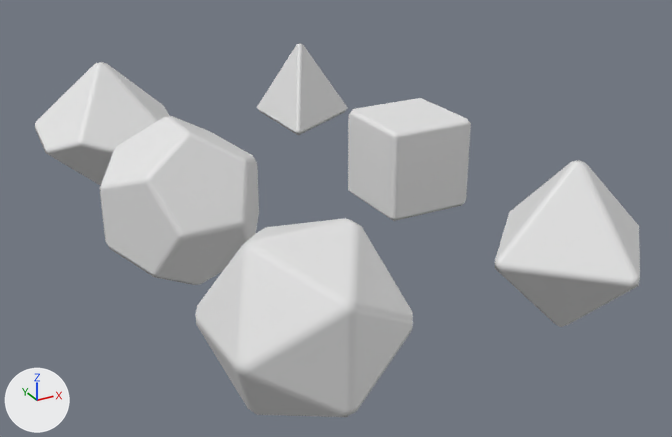
The Blender file src/assets/dice.blend, before and after one commit.
Both versions are drawn from a 50 mm lens placed at (-4.66, -9.32, 4.03), pointed at (0.26, -0.37, -0.44). The lights are fixed; the arrows at lower left show +X, +Y and +Z.

Before the edit, the objects in view are built like this:
```python
ob_model_d12 = bpy.data.objects.new('MODEL_D12', me_solid_004)
ob_model_d12.location = (-1.5, 0.0, 0.0)
ob_model_d4 = bpy.data.objects.new('MODEL_D4', me_solid_008)
ob_model_d4.location = (1.5, 3.0, 0.0)
ob_shape_d10 = bpy.data.objects.new('SHAPE_D10', me_cone_005)
ob_shape_d10.location = (-1.5, 3.0, 0.0)
ob_shape_d12 = bpy.data.objects.new('SHAPE_D12', me_solid_005)
ob_shape_d12.location = (-1.5, 0.0, 0.0)
ob_shape_d20 = bpy.data.objects.new('SHAPE_D20', me_solid_006)
ob_shape_d20.location = (-1.5, -3.0, 0.0)
ob_shape_d4 = bpy.data.objects.new('SHAPE_D4', me_solid_002)
ob_shape_d4.location = (1.5, 3.0, 0.0)
ob_shape_d6 = bpy.data.objects.new('SHAPE_D6', me_solid_003)
ob_shape_d6.location = (1.5, 0.0, 0.0)
ob_shape_d8 = bpy.data.objects.new('SHAPE_D8', me_cone)
ob_shape_d8.location = (1.5, -3.0, 0.0)
# also in view: 'MODEL_D20' at (-1.5, -3.0, 0.0); 'MODEL_D6' at (1.5, 0.0, 0.0); 'MODEL_D10' at (-1.5, 3.0, 0.0); 'MODEL_D8' at (1.5, -3.0, 0.0)
```
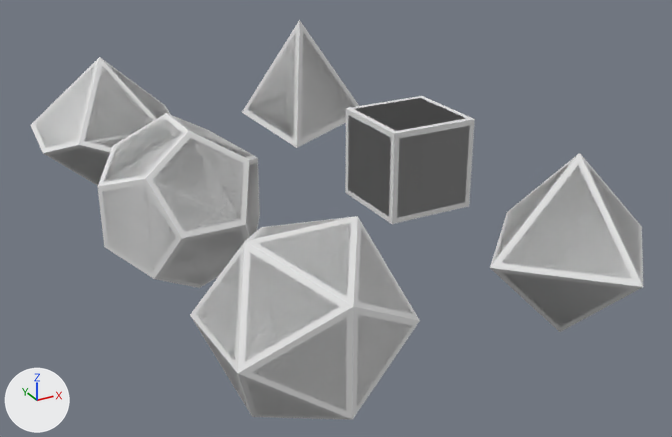
What changed in the scene script:
```text
Change me_solid_008:
    where me_solid_008.from_pydata(...)  # 4 vertices, 4 faces; spans x -0.47..0.94, y -0.82..0.82, z -0.33..1.0
    used by ob_model_d4
    me_solid_008 part 1
    me_solid_008.vertices[0].co: (0.0, 0.0, 1.0) -> (0.0, 0.0, 1.2)
    me_solid_008.vertices[1].co: (0.94, 0.0, -0.33) -> (1.13, 0.0, -0.4)
    me_solid_008.vertices[2].co: (-0.47, 0.82, -0.33) -> (-0.57, 0.98, -0.4)
    me_solid_008.vertices[3].co: (-0.47, -0.82, -0.33) -> (-0.57, -0.98, -0.4)
Change ob_shape_d4:
    remove ob_shape_d4.hide_set(True)  # its collection is switched off
Change ob_shape_d6:
    remove ob_shape_d6.hide_set(True)  # its collection is switched off
Change ob_shape_d10:
    remove ob_shape_d10.hide_set(True)  # its collection is switched off
Change ob_shape_d12:
    remove ob_shape_d12.hide_set(True)  # its collection is switched off
Change ob_shape_d20:
    remove ob_shape_d20.hide_set(True)  # its collection is switched off
Change ob_shape_d8:
    remove ob_shape_d8.hide_set(True)  # its collection is switched off
```

Where the change shows, as pixel boxes (x1, y1, x2, y2) in the pictures (672 x 437 px):
'SHAPE_D20', shown
    after: (190, 216, 420, 420)
'SHAPE_D12', shown
    after: (98, 113, 260, 288)
'SHAPE_D8', shown
    after: (490, 153, 643, 332)
'SHAPE_D6', shown
    after: (345, 96, 475, 224)
'MODEL_D4', reshaped (18% wider, 16% taller)
    before: (257, 43, 348, 135)
    after: (247, 32, 355, 139)
'SHAPE_D10', shown
    after: (31, 57, 171, 185)
'SHAPE_D4', shown
    after: (242, 20, 359, 148)
